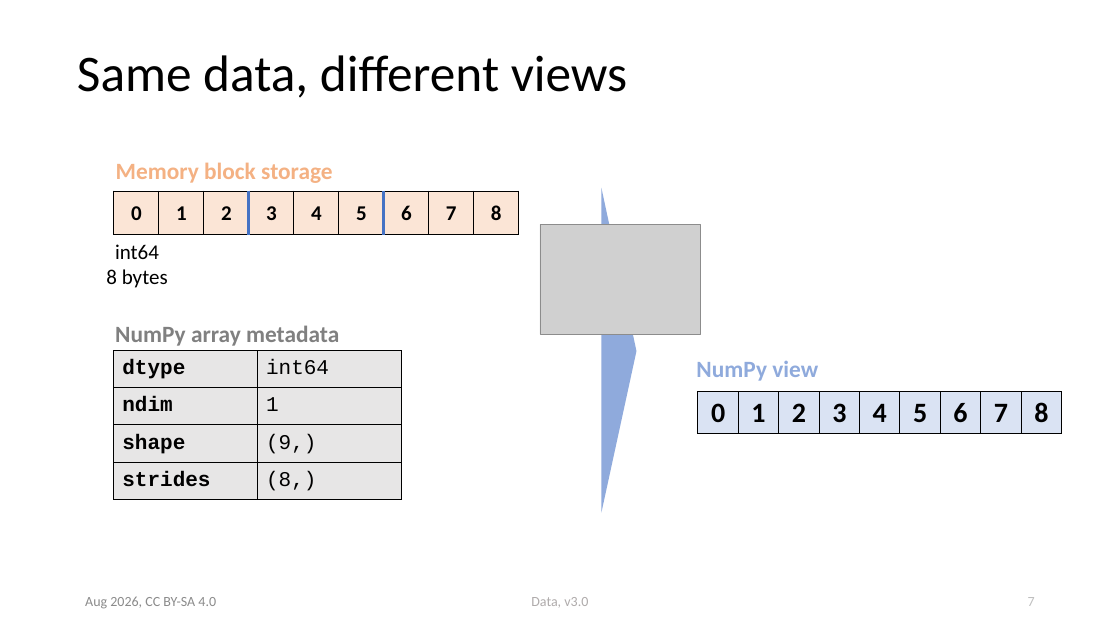
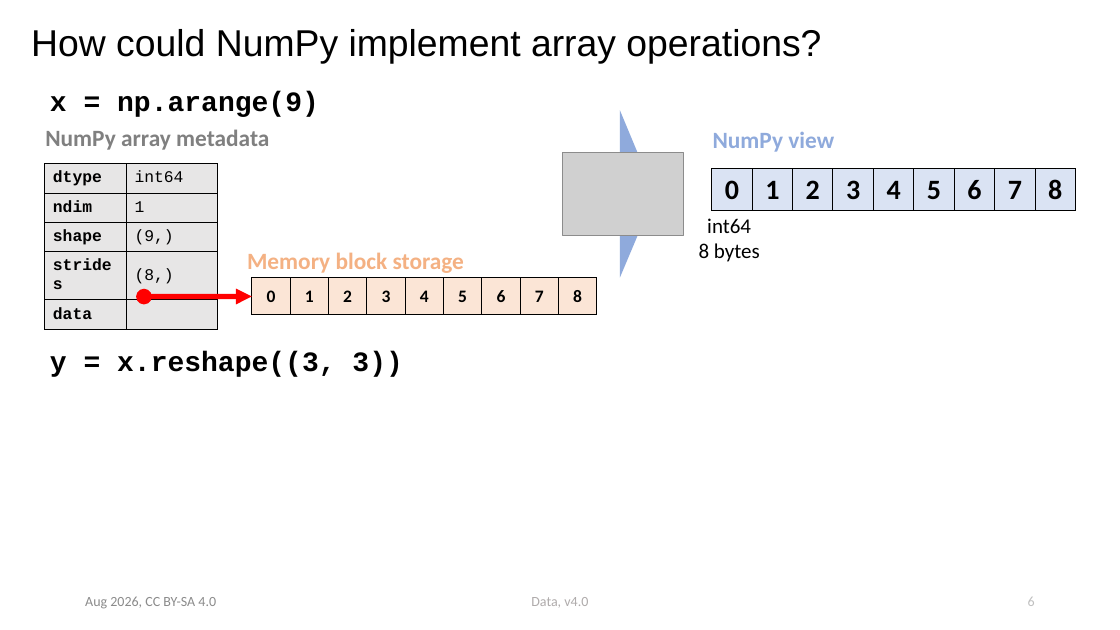
Before and after one commit to ASPP/data_class, a slide deck: slide 6 of numpy.pptx (slide 7 before the commit). Drawn at 1120x630 pixels with LibreOffice and Linux fonts; fonts in the diff are those of the drawing; grey boxes stand for pictures. Boxes give left, top, right and bottom in pixels: in the first picture for what was removed or moved away, otherwise in the second. Text is boxed around its words. In the diff, an @@ line names an element or a change of style, - is before the commit and + after.

Commit message:
NumPy: add initial explanation of copy vs views
Also, update footer

```diff
--- a/numpy.pptx
+++ b/numpy.pptx
@@ title added at [31, 29, 821, 64], 32 pt, text #000000 @@
+How could NumPy implement array operations?
@@ title removed at [77, 55, 628, 98] @@
-Same data, different views
@@ text "NumPy array metadata": place and size @@
-text "NumPy array metadata" at [115, 325, 339, 346]
+text "NumPy array metadata" at [45, 129, 269, 150]
@@ text added at [50, 91, 319, 117], 24 pt, text #000000, bold @@
+x = np.arange(9)
@@ triangle added at [620, 110, 655, 278], fill #8FAADC @@
@@ text "NumPy view": place and size @@
-text "NumPy view" at [696, 361, 818, 381]
+text "NumPy view" at [713, 132, 834, 152]
@@ table at [45, 164, 218, 323] @@
+row 5: data | 
@@ table: place and size @@
-table at [114, 350, 402, 499]
+table at [45, 164, 218, 323]
@@ picture: place and size @@
-picture at [540, 224, 701, 334]
+picture at [562, 153, 683, 236]
@@ table: place and size @@
-table at [698, 392, 1061, 434]
+table at [712, 169, 1075, 211]
@@ triangle removed at [601, 188, 636, 513] @@
@@ text "int64": place and size @@
-text "int64" at [106, 244, 168, 288]
+text "int64" at [699, 218, 760, 262]
@@ text "Memory block storage": place and size @@
-text "Memory block storage" at [116, 162, 332, 183]
+text "Memory block storage" at [247, 252, 464, 273]
@@ curved double arrow added from (144, 297) to (252, 297), #FF0000 4.5 pt @@
@@ table at [252, 278, 600, 315] @@
@@ size 18 to 15 pt @@
@@ borders changed @@
@@ table: place and size @@
-table at [114, 191, 523, 234]
+table at [252, 278, 600, 315]
@@ text added at [50, 351, 402, 377], 24 pt, text #000000, bold @@
+y = x.reshape((3, 3))
@@ text at [531, 597, 588, 607]: text changed @@
-Data, v3.0
+Data, v4.0
@@ page number at [1028, 597, 1035, 606]: text changed @@
-7
+6
```
Also in this commit, not shown: 41 other slides changed, 3 slides added, 1 slide removed.
